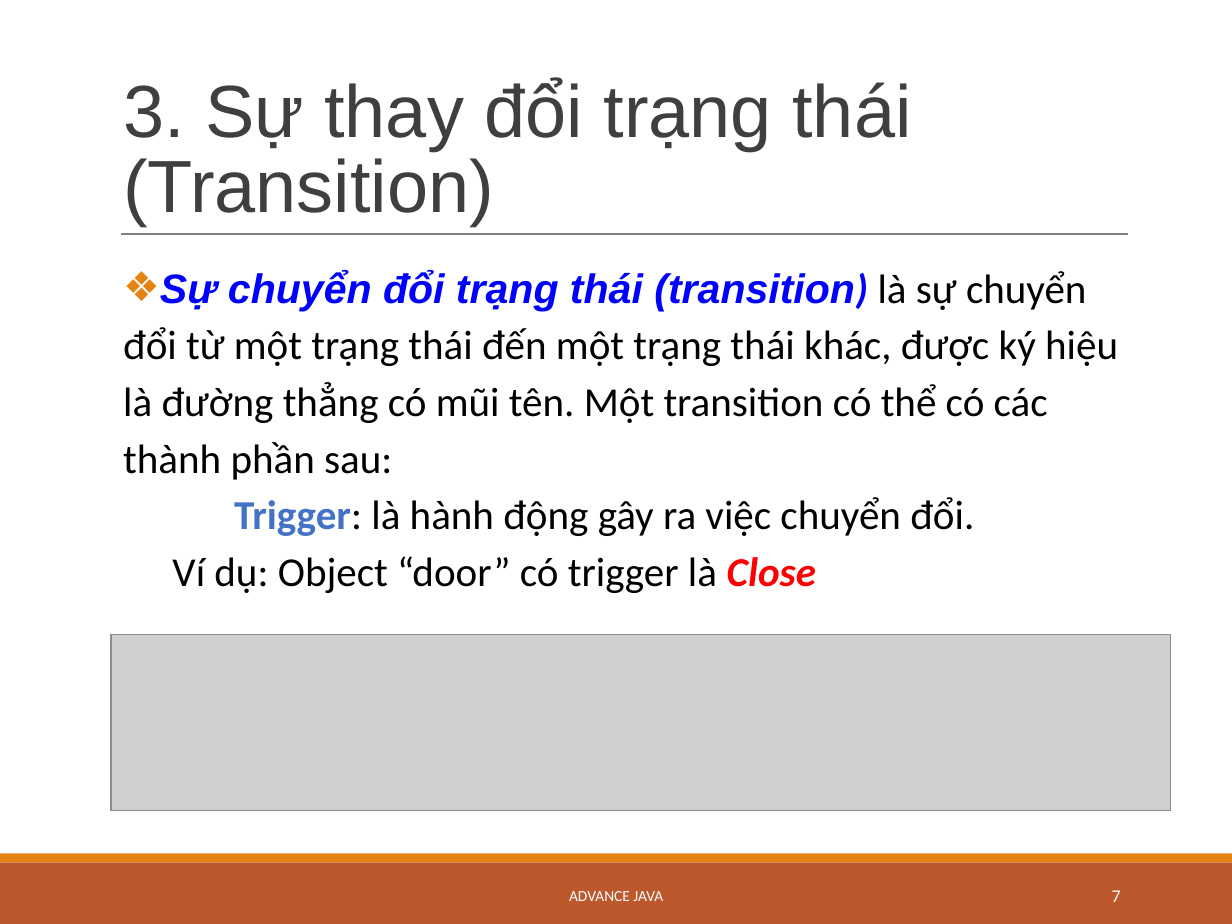
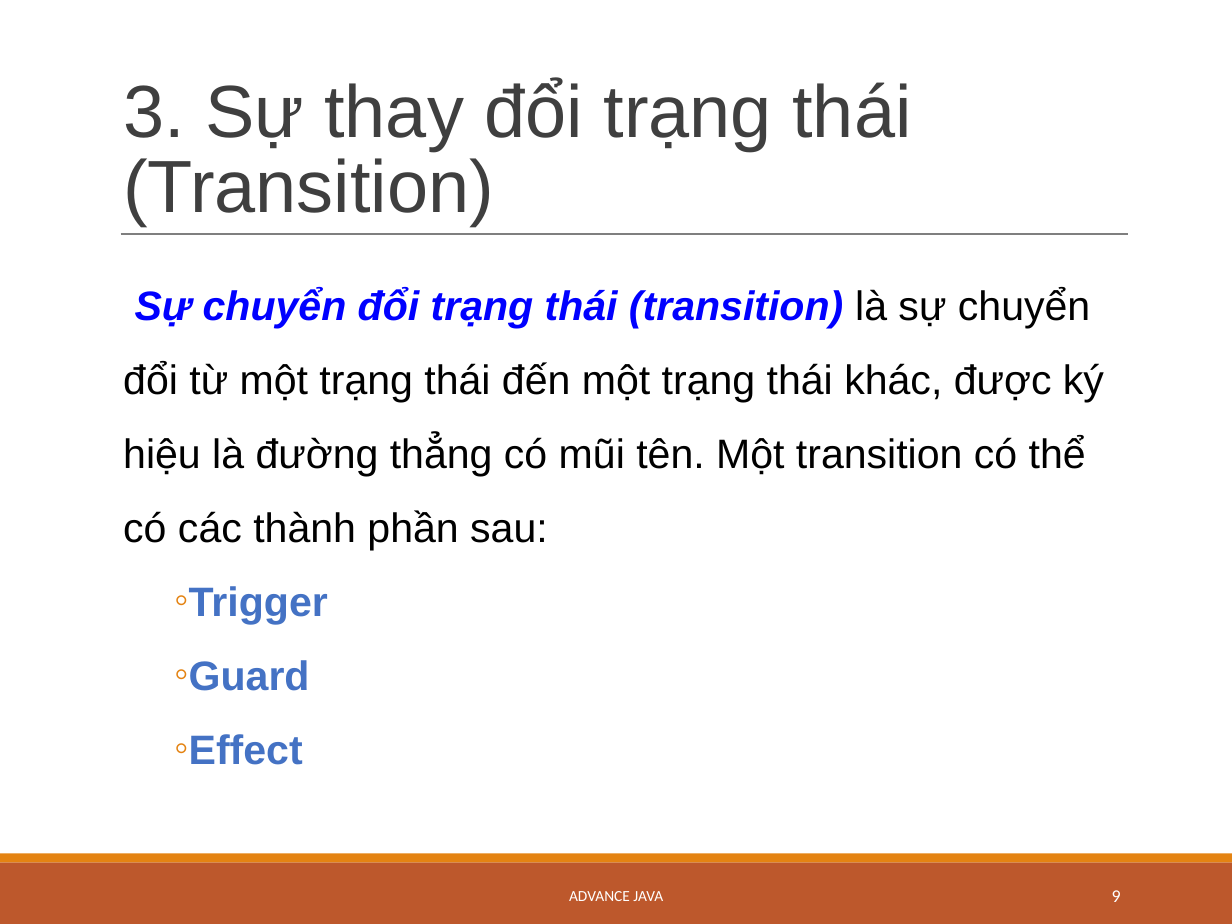
Before and after one commit to dantn93/Advanced-Java, a slide deck: slide 9 of StateMachineDiagram_Quynh_Dan.pptx.pptx (slide 7 before the commit). Drawn at 1232x924 pixels with LibreOffice and Linux fonts; fonts in the diff are those of the drawing; grey boxes stand for pictures. Boxes give left, top, right and bottom in pixels: in the first picture for what was removed or moved away, otherwise in the second. Text is boxed around its words. In the diff, an @@ line names an element or a change of style, - is before the commit and + after.

```diff
--- a/StateMachineDiagram_Quynh_Dan.pptx.pptx
+++ b/StateMachineDiagram_Quynh_Dan.pptx.pptx
@@ text at [123, 287, 1104, 550]: font Calibri to Arial in "(transition) là sự chuyển đổi từ một ..."; bullet ❖ to  ; line spacing 1.15 to 1.5 @@
@@ text at [189, 586, 328, 765]: text changed; font Calibri to Arial; text colour #000000 to #4472C4; bold on @@
-  Trigger: là hành động gây ra việc chuyển đổi.
-Ví dụ: Object “door” có trigger là Close
+    ◦ Trigger
+    ◦ Guard
+    ◦ Effect
@@ picture removed at [111, 634, 1170, 811] @@
@@ page number at [1112, 890, 1121, 902]: text changed @@
-7
+9
```
Also in this commit, not shown: 20 other slides changed, 15 slides added, 1 slide removed.
